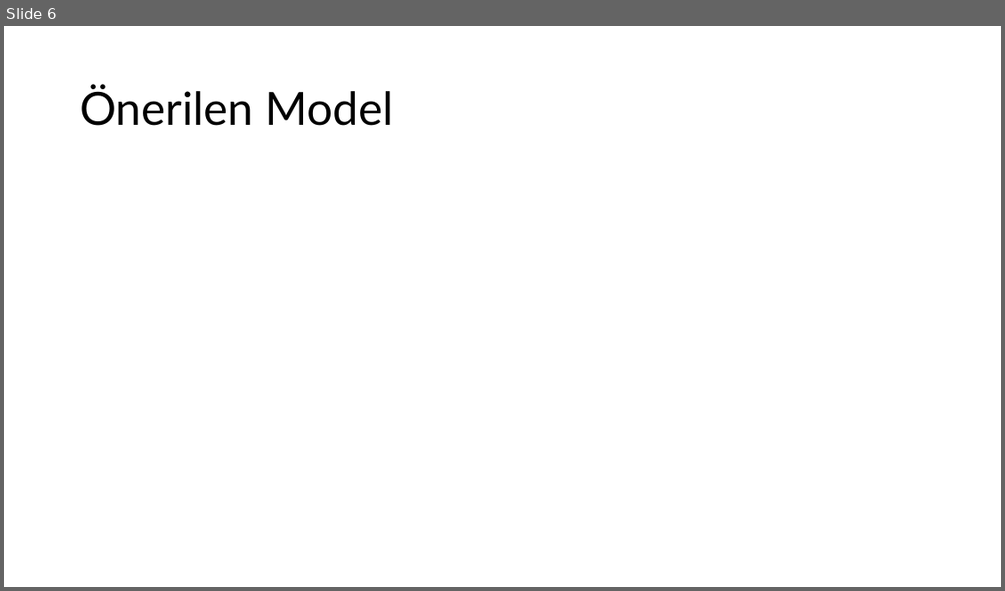
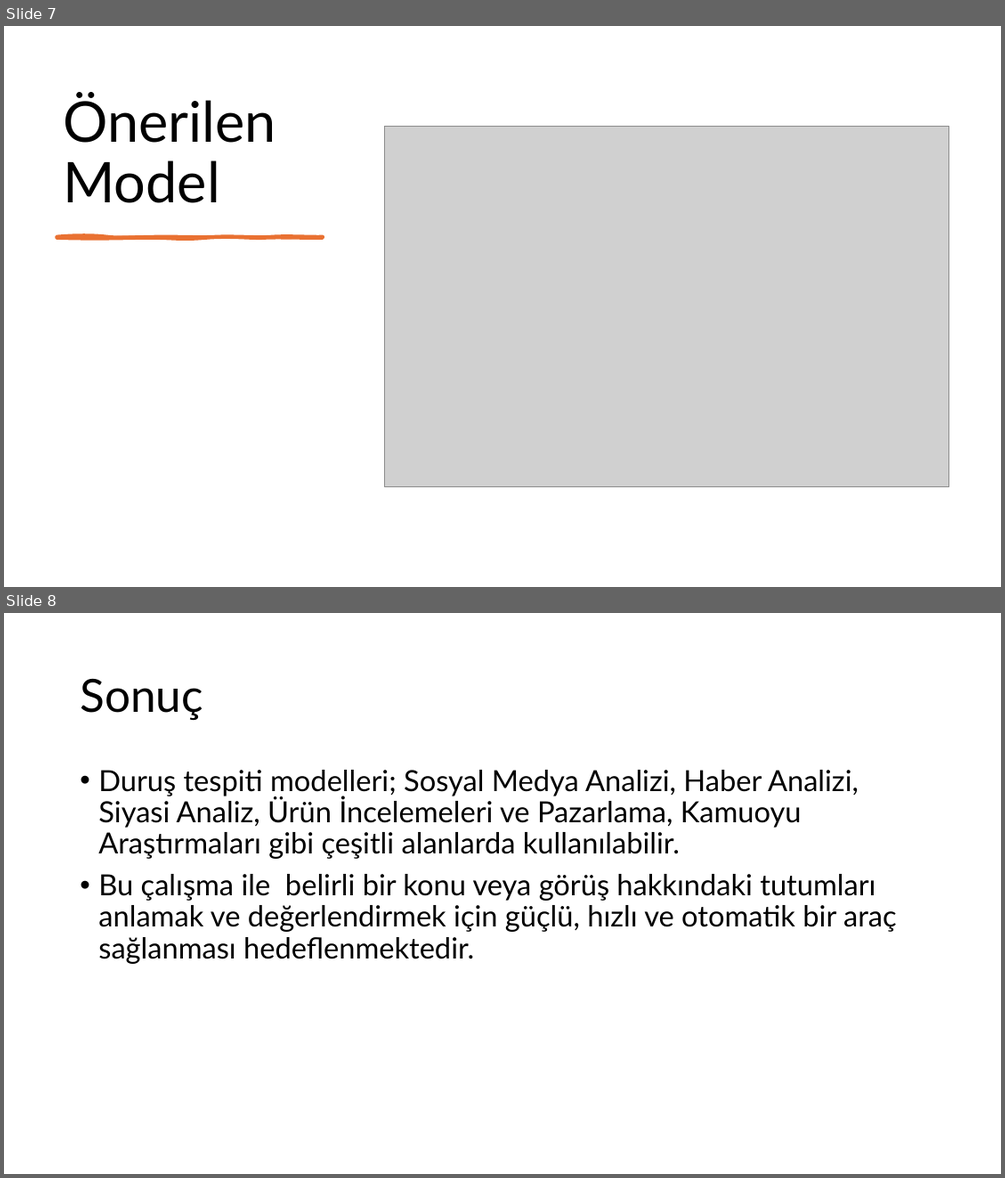
Before and after one commit to okanakvec/stance, a slide deck: ibrahim okan akvec seminer sunum.pptx. Shown one above the other, each under a label of ours: slide 6 before the commit, slides 7 and 8 after it. The pictures are 1005x591 and 1005x1178 pixels, drawn with LibreOffice and Linux fonts; fonts in the diff are those of the drawing; grey boxes stand for pictures. Boxes give left, top, right and bottom in pixels: in the first picture for what was removed or moved away, otherwise in the second. Text is boxed around its words. In the diff, an @@ line names an element or a change of style, - is before the commit and + after.

```diff
--- a/ibrahim okan akvec seminer sunum.pptx
+++ b/ibrahim okan akvec seminer sunum.pptx
@@ slide 8 added at <box>4,613,1001,1174</box>, background #FFFFFF @@
@@ title added at <box>80,678,203,720</box>, 44 pt, text #000000 @@
+Sonuç
@@ text added at <box>98,770,897,964</box>, 28 pt, text #000000 @@
+• Duruş tespiti modelleri; Sosyal Medya Analizi, Haber Analizi, Siyasi Analiz, Ürün İncelemeleri ve Pazarlama, Kamuoyu Araştırmaları gibi çeşitli alanlarda kullanılabilir.
+• Bu çalışma ile belirli bir konu veya görüş hakkındaki tutumları anlamak ve değerlendirmek için güçlü, hızlı ve otomatik bir araç sağlanması hedeflenmektedir.
@@ what was slide 6 is now slide 7 @@
@@ slide 7 changed as well @@
@@ title "Önerilen Model": place and size @@
-title "Önerilen Model" at <box>80,85,394,126</box>
+title "Önerilen Model" at <box>63,94,276,203</box>
@@ title "Önerilen Model" at <box>63,94,276,203</box>: size 44 to 54 pt; vertical alignment middle to bottom @@
@@ picture added at <box>385,127,949,486</box> @@
@@ freeform shape added at <box>57,236,323,238</box>, fill #E97132, outline #E97132 3 pt @@
```
Also in this commit, not shown: 2 other slides changed, 4 other slides added, 5 slides removed, 2 other files.
